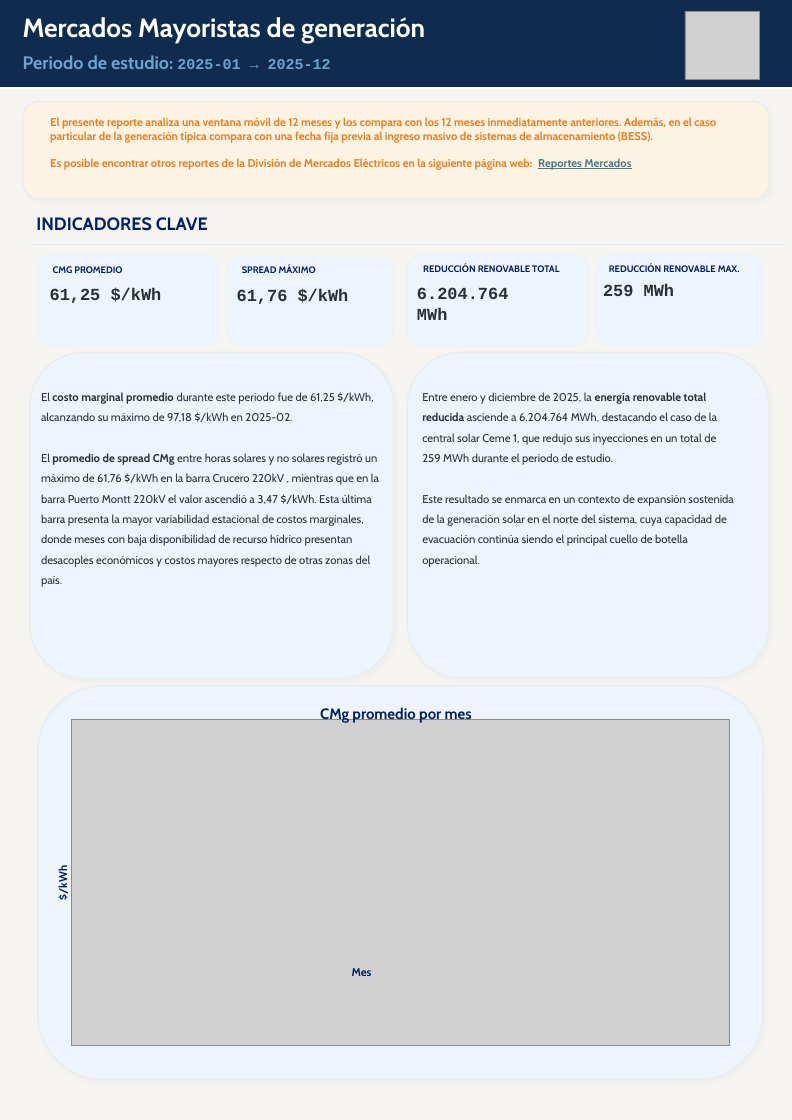
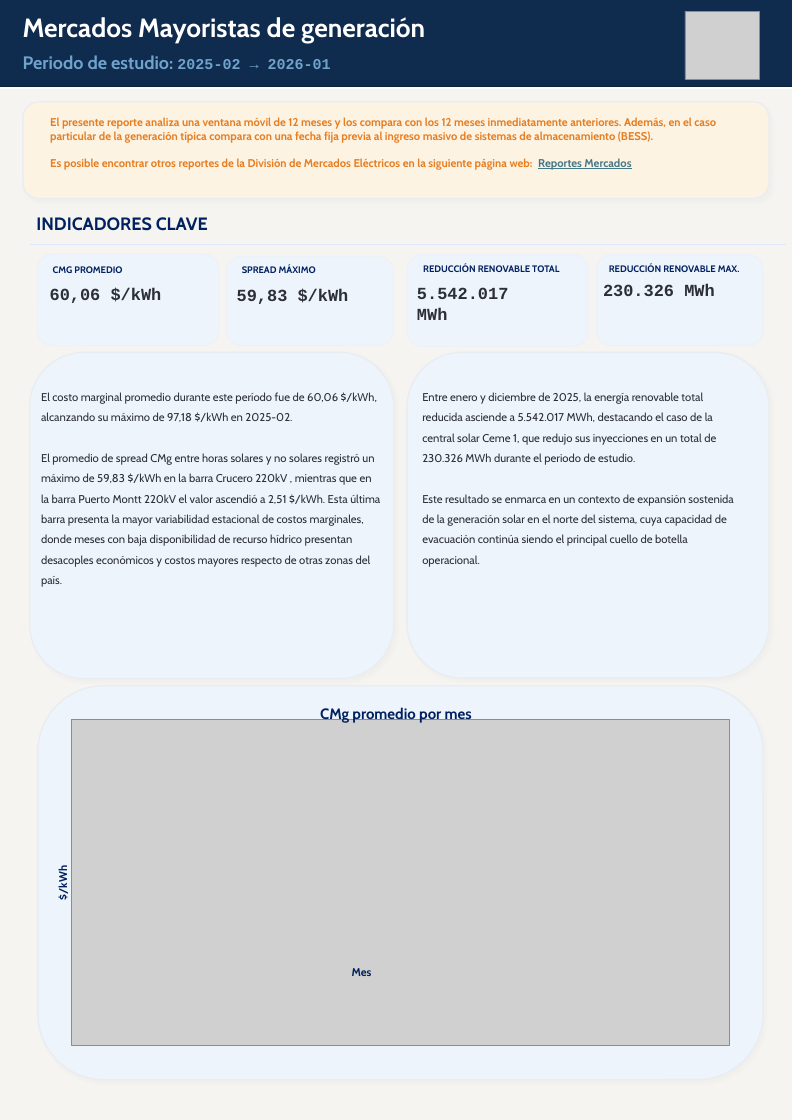
Before and after one commit to Pinzun/reporte_generacion, a slide deck: slide 1 of data/processed/reports/reporte_generacion.pptx. Drawn at 792x1120 pixels with LibreOffice and Linux fonts; fonts in the diff are those of the drawing; grey boxes stand for pictures. Boxes give left, top, right and bottom in pixels: in the first picture for what was removed or moved away, otherwise in the second. Text is boxed around its words. In the diff, an @@ line names an element or a change of style, - is before the commit and + after.

```diff
--- a/data/processed/reports/reporte_generacion.pptx
+++ b/data/processed/reports/reporte_generacion.pptx
@@ text at bbox=[23, 55, 331, 69]: text changed @@
-Periodo de estudio: 2025-01 → 2025-12
+Periodo de estudio: 2025-02 → 2026-01
@@ text at bbox=[50, 287, 162, 303]: text changed @@
-61,25 $/kWh
+60,06 $/kWh
@@ text at bbox=[237, 288, 349, 304]: text changed @@
-61,76 $/kWh
+59,83 $/kWh
@@ text at bbox=[417, 287, 508, 320]: text changed @@
-6.204.764 MWh
+5.542.017 MWh
@@ text at bbox=[603, 283, 714, 296]: text changed @@
-259 MWh
+230.326 MWh
@@ text at bbox=[41, 392, 380, 587]: text changed @@
-El costo marginal promedio durante este período fue de 61,25 $/kWh, alcanzando su máximo de 97,18 $/kWh en 2025-02.
-El promedio de spread CMg entre horas solares y no solares registró un máximo de 61,76 $/kWh en la barra Crucero 220kV , mientras que en la barra Puerto Montt 220kV el valor ascendió a 3,47 $/kWh. Esta última barra presenta la mayor variabilidad estacional de costos marginales, donde meses con baja disponibilidad de recurso hídrico presentan desacoples económicos y costos mayores respecto de otras zonas del país.
+El costo marginal promedio durante este período fue de 60,06 $/kWh, alcanzando su máximo de 97,18 $/kWh en 2025-02.
+El promedio de spread CMg entre horas solares y no solares registró un máximo de 59,83 $/kWh en la barra Crucero 220kV , mientras que en la barra Puerto Montt 220kV el valor ascendió a 2,51 $/kWh. Esta última barra presenta la mayor variabilidad estacional de costos marginales, donde meses con baja disponibilidad de recurso hídrico presentan desacoples económicos y costos mayores respecto de otras zonas del país.
@@ text at bbox=[422, 392, 716, 465]: text changed @@
-Entre enero y diciembre de 2025, la energía renovable total reducida asciende a 6.204.764 MWh, destacando el caso de la central solar Ceme 1, que redujo sus inyecciones en un total de 259 MWh durante el periodo de estudio.
+Entre enero y diciembre de 2025, la energía renovable total reducida asciende a 5.542.017 MWh, destacando el caso de la central solar Ceme 1, que redujo sus inyecciones en un total de 230.326 MWh durante el periodo de estudio.
```
Also in this commit, not shown: 2 other slides changed, 9 other files.
